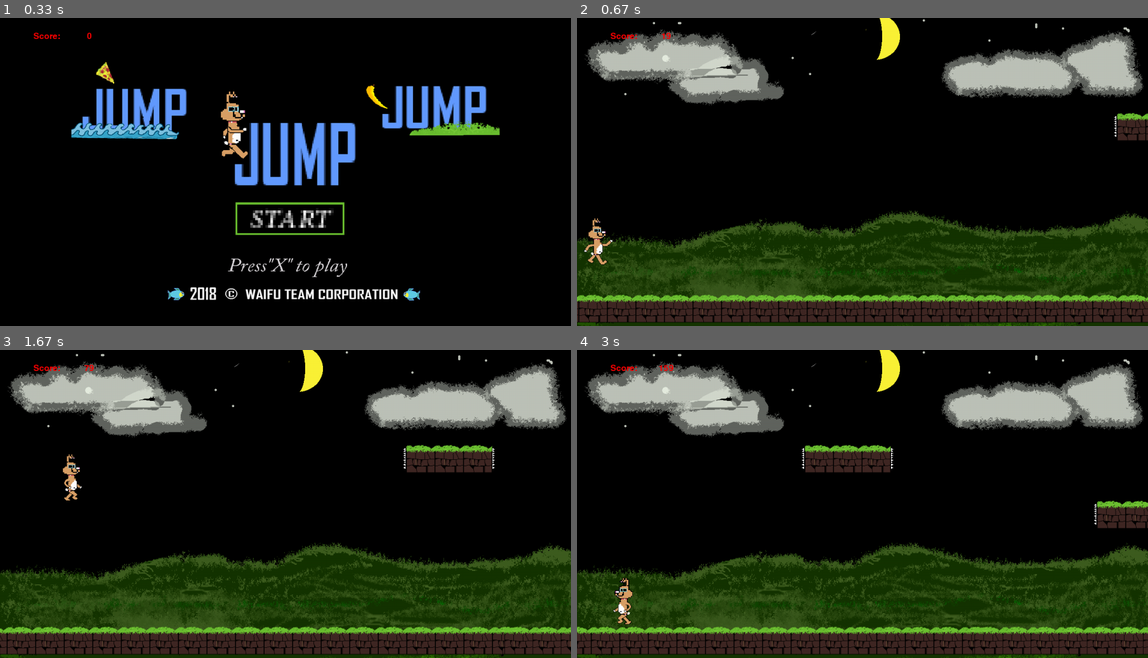
Above: before the commit, frames 1-4 (two rows, left to right).
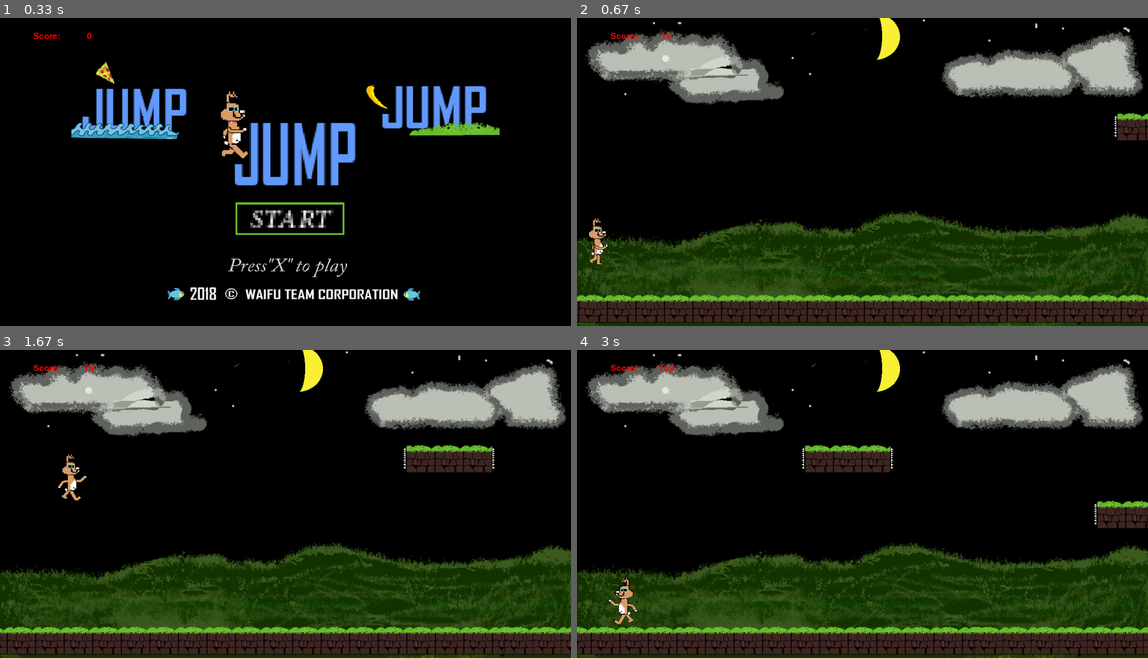
Above: after the commit, the same moments.

Repository: Yukishiori/pygame_proj
Game: pygame game, started from main.py
Same seed, same stepped clock (60 frames per second), same inputs: the game is played once before the commit and once after it.
Inputs:
- Up to frame 1 (0.33 s): no input
- Up to frame 2 (0.67 s): tap X at 0.33 s
- Up to frame 3 (1.67 s): hold Right 0.67-1.13 s; hold Up 1.17-1.47 s; hold Right from 1.5 s (still down)
- Up to frame 4 (3 s): release Right at 1.97 s; hold Left 2-2.53 s; hold Down 2.57-2.87 s; hold Left from 2.9 s (still down)

Frame 1 is identical in both runs. In frame 2, 0.2% of the frame differs, in the area x 1-7%, y 64-81%; in frame 3, 0.2%; in frame 4, 0.2%, in the area x 5-11%, y 74-90%.

Commit message:
fixed player animation

Diff:
--- a/renderers/player_animator.py
+++ b/renderers/player_animator.py
@@ -2,7 +2,7 @@
 
 class PlayerAnimator:
     def __init__(self):
-        self.left_animation = Animation(["images/player_left/player1_right1.png",
+        self.left_animation = Animation([
                                          "images/player_left/player1_right2.png",
                                          "images/player_left/player1_right3.png",
                                          "images/player_left/player1_right4.png",
@@ -12,7 +12,7 @@
                                         ],
                                         loop = True)
         self.right_animation = Animation([
-                                          "images/player_right/player1.png",
+
                                         "images/player_right/player2.png",
                                         "images/player_right/player3.png",
                                         "images/player_right/player4.png",
@@ -23,24 +23,29 @@
 
 
 
-        self.straight_animation = Animation([  "images/player_right/player1.png",
-                                          "images/player_right/player2.png",
-                                        "images/player_right/player2.png",
-                                        "images/player_right/player2.png",
-                                        "images/player_right/player2.png",
-                                        "images/player_right/player2.png",
-                                        "images/player_right/player2.png",
-                                        ] ,loop = True)
+        self.straight_animation = Animation([
+                                                "images/player_right/player2.png",
+                                                ], loop=True)
+        self.down_animation = Animation([])
 
-        self.current_animation = self.straight_animation
+        self.current_animation = self.right_animation
 
     def render(self, canvas,x ,y):
         self.current_animation.render(canvas,x,y)
 
     def update(self, player_dx, player_dy):
-        if player_dx < 0:
-            self.current_animation = self.left_animation
-        elif player_dx > 0:
-            self.current_animation = self.right_animation
+        if player_dx > 0:
+            if player_dy > 0:
+                self.current_animation = self.right_animation
+            else:
+                self.current_animation = self.straight_animation
+        elif player_dx < 0:
+            if player_dy > 0:
+                self.current_animation = self.left_animation
+            else:
+                self.current_animation =Animation(["images/player_left/player1_right2.png"], loop = True)
         else:
-            self.current_animation = self.straight_animation
+            if player_dy > 0:
+                self.current_animation = self.right_animation
+            else:
+                self.current_animation = self.straight_animation
